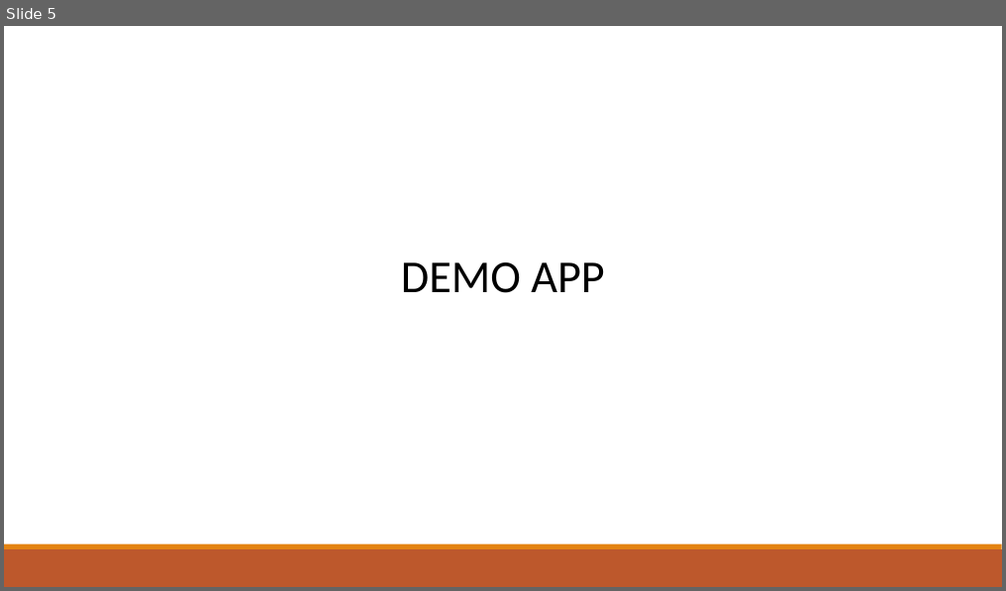
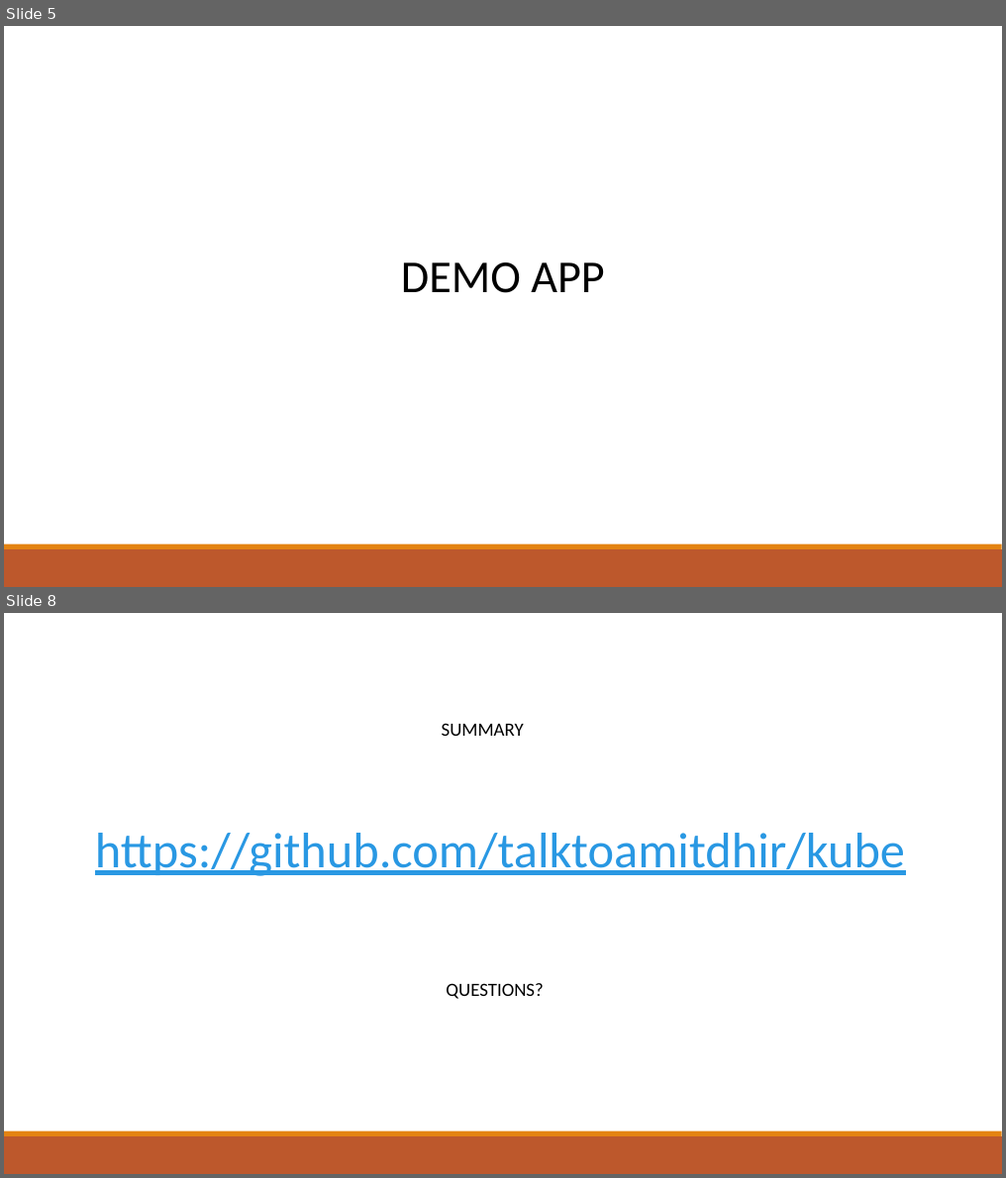
Before and after one commit to talktoamitdhir/kube, a slide deck: Understanding_Kubernetes/Kubernetes.pptx. Shown one above the other, each under a label of ours: slide 5 before the commit, slides 5 and 8 after it; the slides between them are not shown. The pictures are 1006x591 and 1006x1178 pixels, drawn with LibreOffice and Linux fonts; fonts in the diff are those of the drawing. Boxes give left, top, right and bottom in pixels: in the first picture for what was removed or moved away, otherwise in the second. Text is boxed around its words. In the diff, an @@ line names an element or a change of style, - is before the commit and + after.

```diff
--- a/Understanding_Kubernetes/Kubernetes.pptx
+++ b/Understanding_Kubernetes/Kubernetes.pptx
@@ slide 8 added at (4, 613, 1002, 1174), background #FFFFFF; not listed: 2 template elements that a slide beside it also shows @@
@@ text added at (442, 723, 524, 736), 18 pt, text #000000 @@
+SUMMARY
@@ text added at (95, 833, 905, 876), 48 pt, text #2998E3, underline @@
+https://github.com/talktoamitdhir/kube
@@ text added at (446, 983, 543, 999), 18 pt, text #000000 @@
+QUESTIONS?
```
Also in this commit, not shown: 3 slides changed, 2 slides removed, 16 other files.
